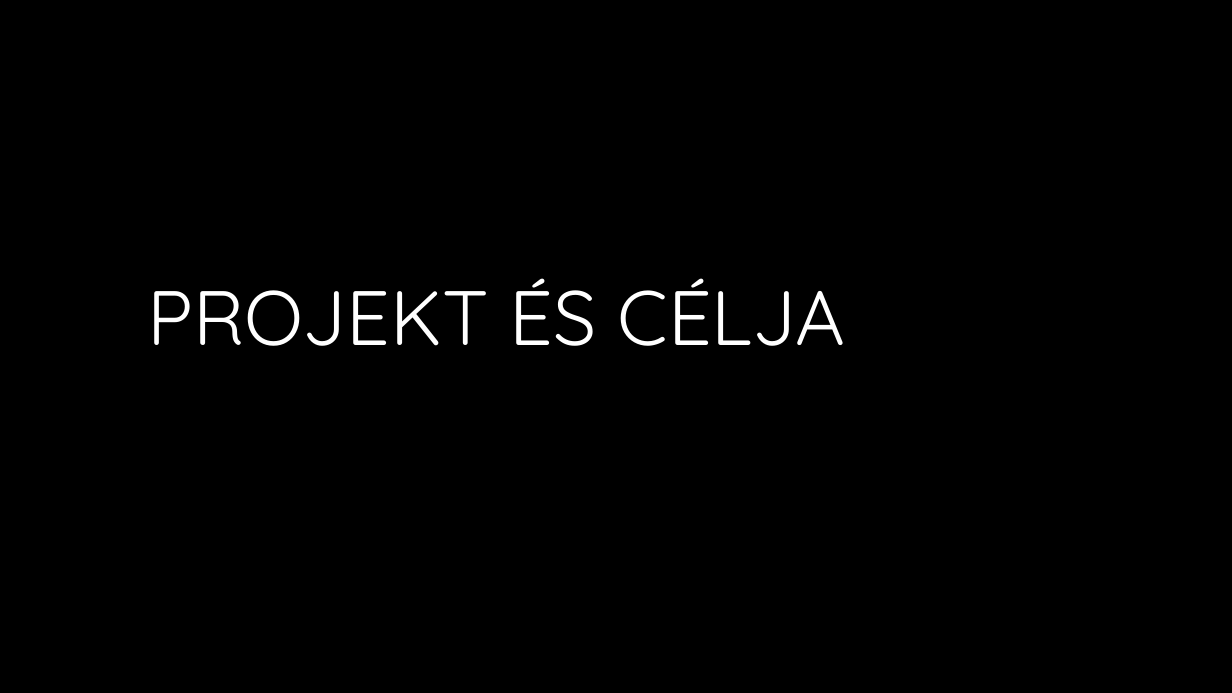
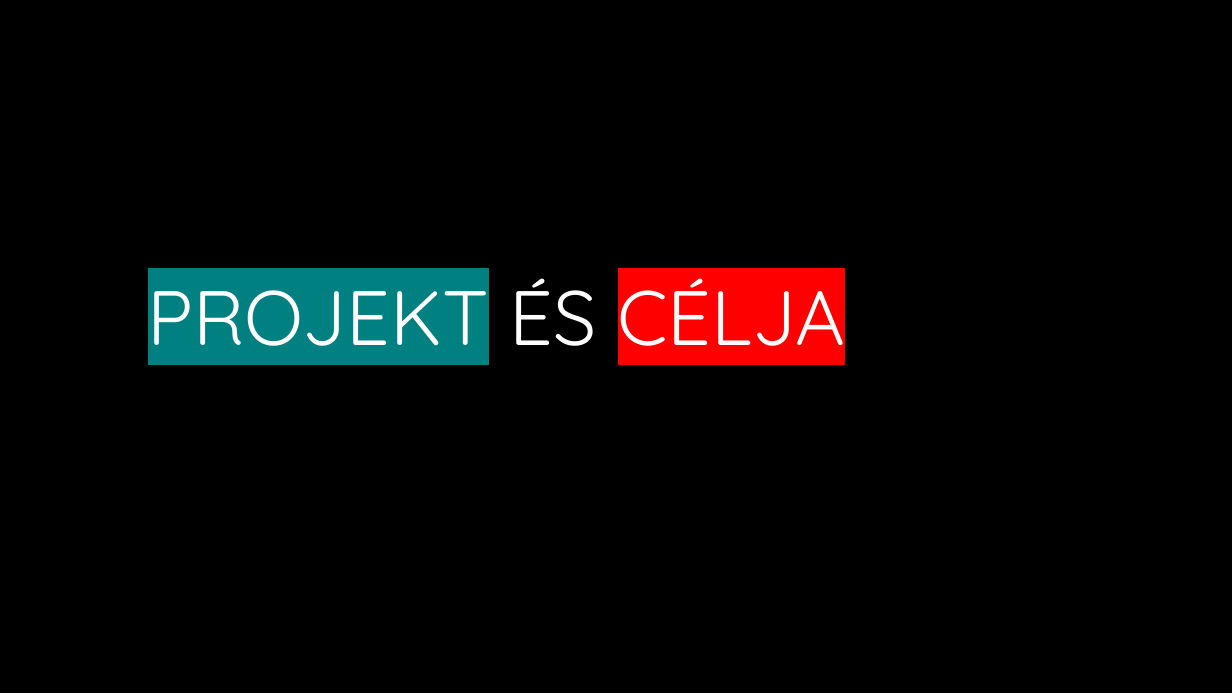
Before and after one commit to somogyib05/InterFaces, a slide deck: slide 1 of Projekt.pptx. Drawn at 1232x693 pixels with LibreOffice and Linux fonts; fonts in the diff are those of the drawing; background and template pictures are left out. Boxes give left, top, right and bottom in pixels: in the first picture for what was removed or moved away, otherwise in the second. Text is boxed around its words. In the diff, an @@ line names an element or a change of style, - is before the commit and + after.

```diff
--- a/Projekt.pptx
+++ b/Projekt.pptx
@@ title "PROJEKT ÉS CÉLJA" at [148,265,846,365]: highlight none to #008080 in "PROJEKT"; highlight none to #FF0000 in "CÉLJA" @@
```
Also in this commit, not shown: 1 other slide changed.
